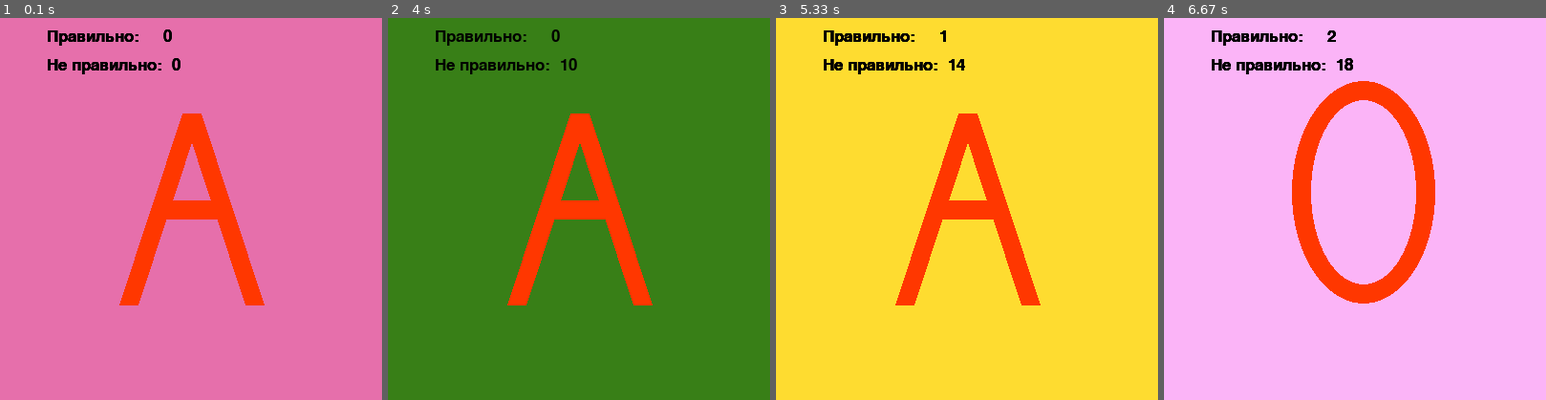
Above: before the commit, frames 1-4 (left to right).
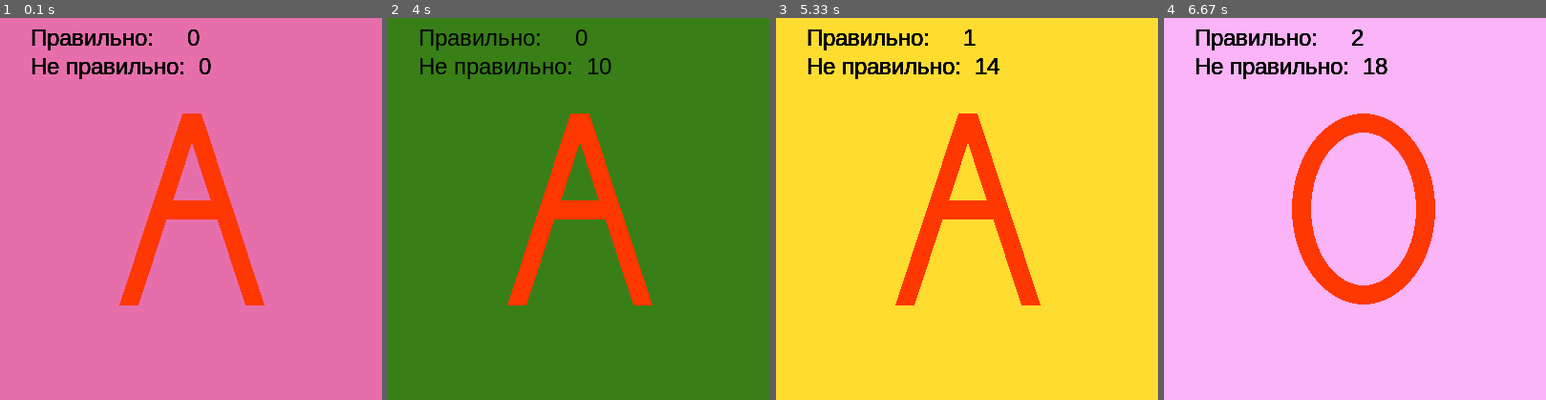
Above: after the commit, the same moments.

Repository: CapXYZ/infa_2020_Schamyakov
Game: pygame game, started from lab3/razbiraemsya s pygame.py
The game is run twice, just before and just after one commit, with the same random seed, the same clock (stepped at 60 frames per second) and the same inputs.
Inputs:
- Up to frame 1 (0.1 s): no input
- Up to frame 2 (4 s): tap Enter at 0.33 s; tap Space at 1.67, 2.07, 2.37, 2.57, 2.9, 3.2, 3.4, 3.7, 3.97 s
- Up to frame 3 (5.33 s): tap Space at 4.3, 4.6, 4.73, 5.13 s; tap F at 4.82 s
- Up to frame 4 (6.67 s): tap Space at 5.43, 5.8, 6.2, 6.5 s; tap F at 6.28 s

The runs differ from the first frame. In frame 1, 1.7% of the frame differs, in the area x 8-56%, y 3-16%; in frame 2, 1.7%; in frame 3, 1.6%; in frame 4, 6.4%, in the area x 8-71%, y 3-75%.

Commit message:
Подправил мелочь. Меняем концепцию, вместо рисования буквы шрифт.

Diff:
--- a/lab3/razbiraemsya s pygame.py
+++ b/lab3/razbiraemsya s pygame.py
@@ -1,4 +1,6 @@
-import random, sys
+import random
+import sys
+
 import pygame
 
 pygame.init()
@@ -14,7 +16,6 @@
 )
 list_letter = 'ao'  #aoгентипмкр
 
-# Set the height and width of the screen
 size = [400, 400]
 screen = pygame.display.set_mode(size)
 screen.fill((random.randint(0, 255), random.randint(0, 255), random.randint(0, 255)))
@@ -26,8 +27,8 @@
 
 
 def letter_draw_O(x, y, koof_size=1, ):
-    pygame.draw.ellipse(screen, (255, 55, 0), (x - x // 3, y // 3,
-                                               x - x // 4, y + y // 6), 20)
+    pygame.draw.ellipse(screen, (255, 55, 0), (x - x // 3, y // 2,
+                                               x - x // 4, y), 20)
 
 
 # Буква О
@@ -118,7 +119,7 @@
     return random.choice(l1)
 
 
-# Loop until the user clicks the close button.
+
 done = False
 clock = pygame.time.Clock()
 
@@ -151,7 +152,7 @@
 count_yes = 0
 count_no = 0
 
-font = pygame.font.Font(None, 25)
+font = pygame.font.SysFont("arial", 24, )
 text_yes = font.render(
     f"Правильно: ", True, (0, 0, 0))
 text_no = font.render(
